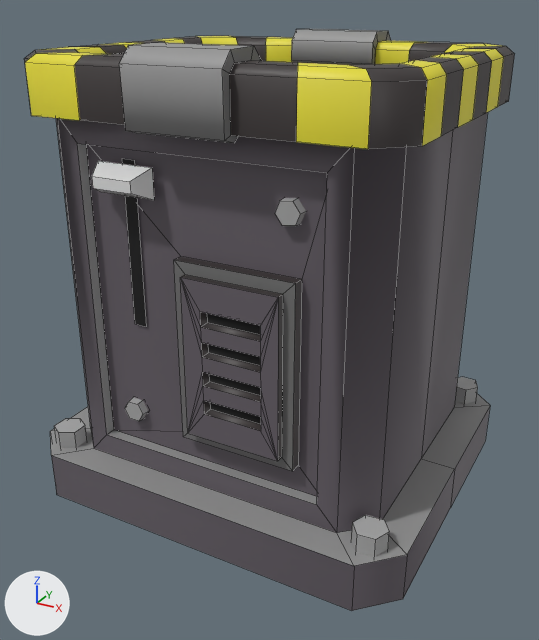
What one commit did to the FBX model Assets/Art/Models/Furniture/Machines/Atmospherics/disposal bin.fbx.
Both versions are drawn from a 50 mm camera at (0.603, -1.127, 0.858) aimed at (0.005, -0.039, 0.313). Arrows for +X, +Y and +Z are at lower left; the lights stay in place. Mesh edges are drawn as thin lines. Where no turn or scale is listed for an object, it has been applied to the vertices.

The older version as bpy lines, for what is in view:
```python
me_disposalsbin = bpy.data.meshes.new('DisposalsBin')
me_disposalsbin.from_pydata(...)  # 496 vertices, 422 faces; spans x -0.357..0.357, y -0.313..0.313, z 0.0..0.793
# faces by material slot: [417, 5]
me_disposalsbin.materials.append(mat_palette05)  # picture img_palette05_png
me_disposalsbin.materials.append(mat_palette05_emission)  # white #e7e7e7
ob_disposal_bin = bpy.data.objects.new('Disposal Bin', me_disposalsbin)
ob_disposal_bin.location = (0.0, 0.0, 0.0)
```
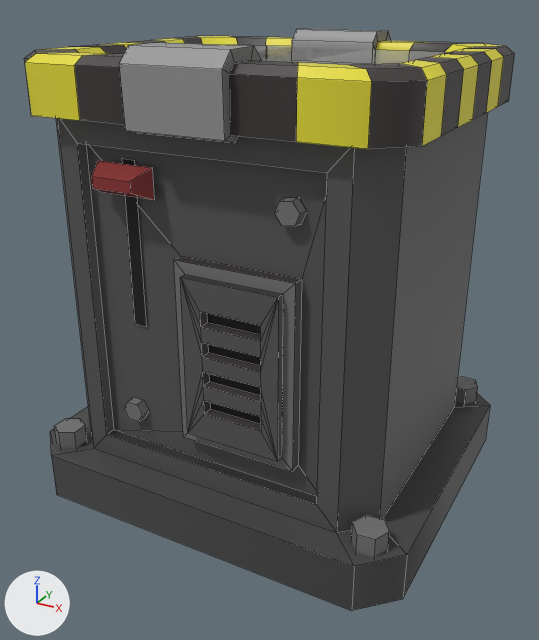
What differs and where, as boxes (x1, y1, x2, y2) in the pictures (539 x 640 px; the box of a moved part takes in the faces that stretch with it):
```json
{"part": 1, "of": "me_disposalsbin", "change": "moved or reshaped", "before": [275, 198, 306, 226], "after": [274, 198, 306, 226]}
{"part": 2, "of": "me_disposalsbin", "change": "moved or reshaped", "before": [125, 397, 148, 421], "after": [124, 397, 148, 422]}
{"part": 3, "of": "me_disposalsbin", "change": "cut back", "before": [51, 112, 490, 598], "after": [51, 112, 490, 598]}
{"part": 4, "of": "me_disposalsbin", "change": "surface changed", "before": [25, 37, 504, 611], "after": [25, 37, 504, 611]}
{"part": 5, "of": "me_disposalsbin", "change": "recoloured", "before": [92, 161, 154, 200], "after": [92, 161, 154, 200], "on screen": "grey to red"}
```

Edits to the scene script, one JSON object a line:
```json
{"block": "me_disposalsbin", "where": "# used by ob_disposal_bin; location = (0.0, 0.0, 0.0)"}
{"op": "remove", "block": "me_disposalsbin", "code": "me_disposalsbin.from_pydata(...)  # 496 vertices, 422 faces; spans x -0.357..0.357, y -0.313..0.313, z 0.0..0.793"}
{"op": "add", "block": "me_disposalsbin", "code": "me_disposalsbin.from_pydata(...)  # 476 vertices, 401 faces; spans x -0.357..0.357, y -0.313..0.313, z 0.0..0.793"}
{"block": "me_disposalsbin", "change": "me_disposalsbin part 1: the loose piece of 12 vertices spanning x 0.129..0.171, y -0.253..-0.236, z 0.564..0.603 is moved by (0.0, -0.002, 0.0)"}
{"block": "me_disposalsbin", "change": "me_disposalsbin part 2: the loose piece of 12 vertices spanning x -0.169..-0.126, y -0.253..-0.236, z 0.171..0.209 is moved by (0.0, -0.002, 0.0)"}
{"block": "me_disposalsbin", "change": "me_disposalsbin part 3"}
{"block": "me_disposalsbin", "change": "21 vertices are removed from x -0.357..0.357, y -0.218..0.218, z 0.0..0.686"}
{"block": "me_disposalsbin", "change": "41 faces are deleted"}
{"block": "me_disposalsbin", "change": "1 vertex is added at (-0.295, -0.003, 0.686)"}
{"block": "me_disposalsbin", "change": "20 new faces join them"}
{"block": "me_disposalsbin", "change": "me_disposalsbin part 4: 201 kept faces spanning x -0.357..0.357, y -0.313..0.313, z 0.0..0.775 get new texture (UV) coordinates"}
{"block": "me_disposalsbin", "change": "me_disposalsbin part 5: 5 faces spanning x -0.177..-0.075, y -0.286..-0.252, z 0.573..0.622 switch from mat_palette05_emission (white #e7e7e7) to mat_palette05 (picture img_palette05_png)"}
```
